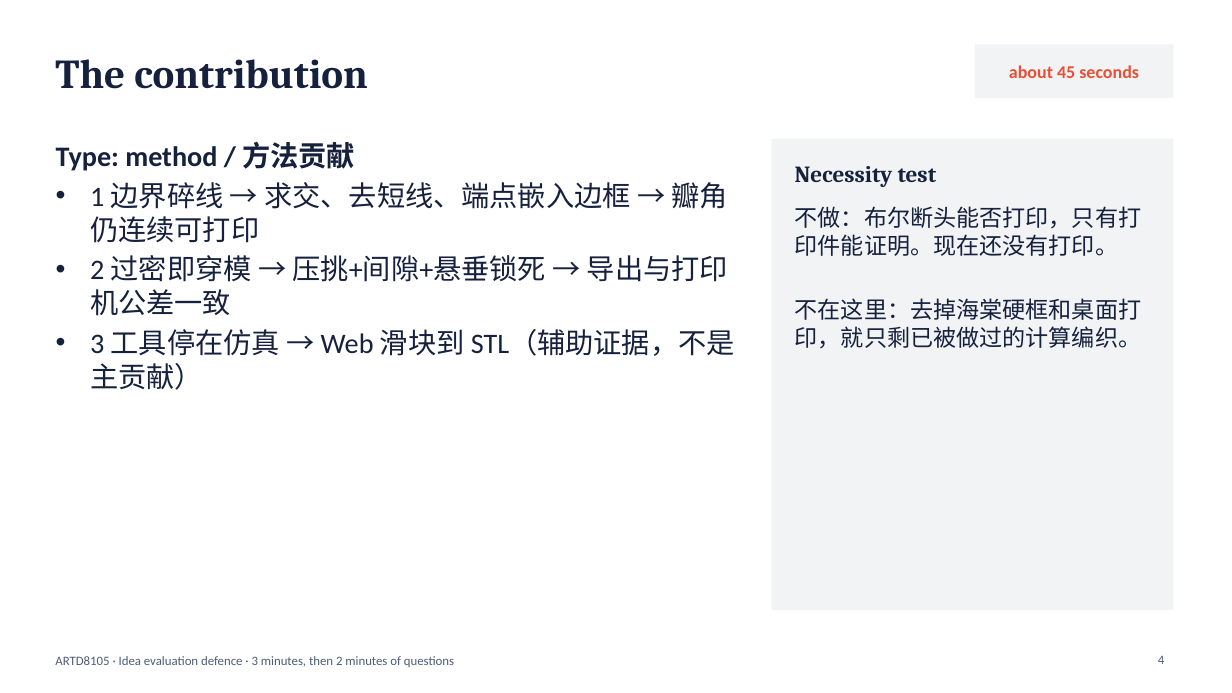
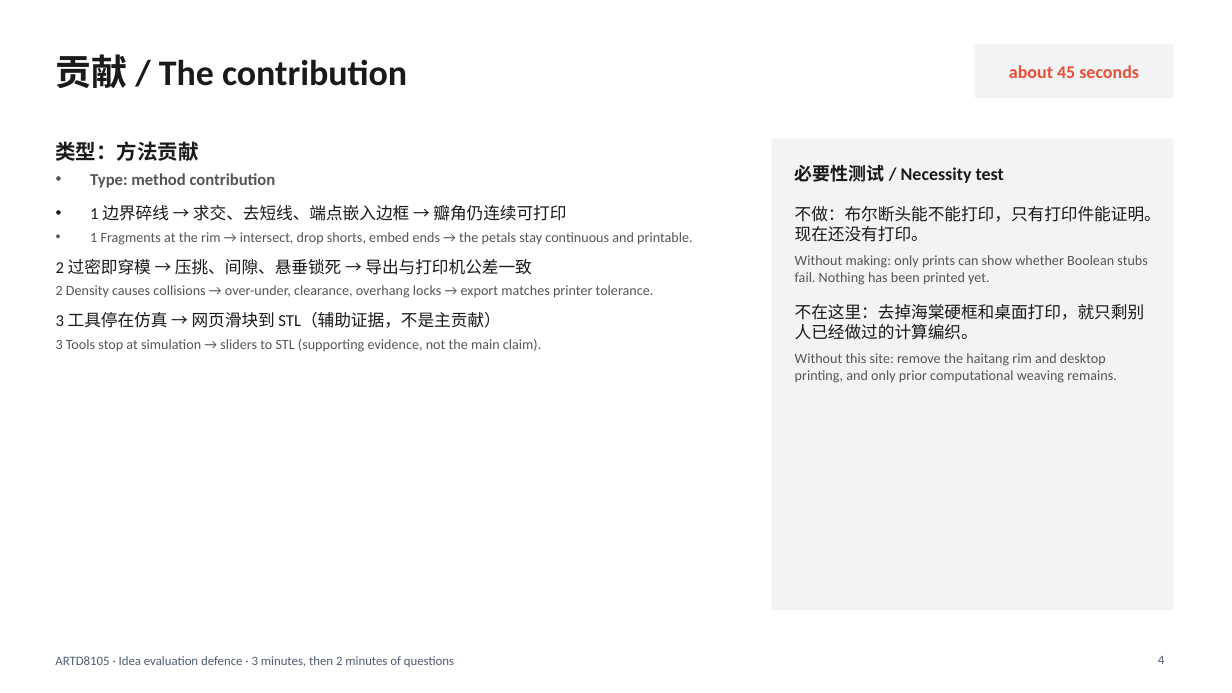
Before and after one commit to yc588777/artd8105-WANG-QIAOLI, a slide deck: slide 4 of my_work/idea_evaluation_defence.pptx. Drawn at 1232x693 pixels with LibreOffice and Linux fonts; fonts in the diff are those of the drawing. Boxes give left, top, right and bottom in pixels: in the first picture for what was removed or moved away, otherwise in the second. Text is boxed around its words. In the diff, an @@ line names an element or a change of style, - is before the commit and + after.

```diff
--- a/my_work/idea_evaluation_defence.pptx
+++ b/my_work/idea_evaluation_defence.pptx
@@ title at [55,54,407,88]: text changed; size 32 to 28 pt; font Cambria to Calibri; text colour #16213E to #1A1A1A @@
-The contribution
+贡献 / The contribution
@@ text at [56,141,276,188]: text changed; size 22 to 13 pt; text colour #16213E to #555555 @@
-Type: method / 方法贡献
+类型：方法贡献
+• Type: method contribution
@@ text at [795,164,1004,183]: text changed; size 18 to 14 pt; font Cambria to Calibri; text colour #16213E to #1A1A1A @@
-Necessity test
+必要性测试 / Necessity test
@@ text at [90,205,566,221]: size 22 to 13 pt, text colour #16213E to #1A1A1A in "1 边界碎线 → 求交、去短线、端点嵌入边框 → 瓣角仍连续可打印" @@
@@ text at [795,206,1161,383]: text changed; size 18 to 11 pt; text colour #16213E to #555555 @@
-不做：布尔断头能否打印，只有打印件能证明。现在还没有打印。
-不在这里：去掉海棠硬框和桌面打印，就只剩已被做过的计算编织。
+不做：布尔断头能不能打印，只有打印件能证明。现在还没有打印。
+Without making: only prints can show whether Boolean stubs fail. Nothing has been printed yet.
+不在这里：去掉海棠硬框和桌面打印，就只剩别人已经做过的计算编织。
+Without this site: remove the haitang rim and desktop printing, and only prior computational weaving remains.
@@ text at [56,232,693,352]: text changed; size 22 to 11 pt; text colour #16213E to #555555 @@
-• 2 过密即穿模 → 压挑+间隙+悬垂锁死 → 导出与打印机公差一致
-• 3 工具停在仿真 → Web 滑块到 STL（辅助证据，不是主贡献）
+• 1 Fragments at the rim → intersect, drop shorts, embed ends → the petals stay continuous and printable.
+2 过密即穿模 → 压挑、间隙、悬垂锁死 → 导出与打印机公差一致
+2 Density causes collisions → over-under, clearance, overhang locks → export matches printer tolerance.
+3 工具停在仿真 → 网页滑块到 STL（辅助证据，不是主贡献）
+3 Tools stop at simulation → sliders to STL (supporting evidence, not the main claim).
```
Also in this commit, not shown: 4 other slides changed.
